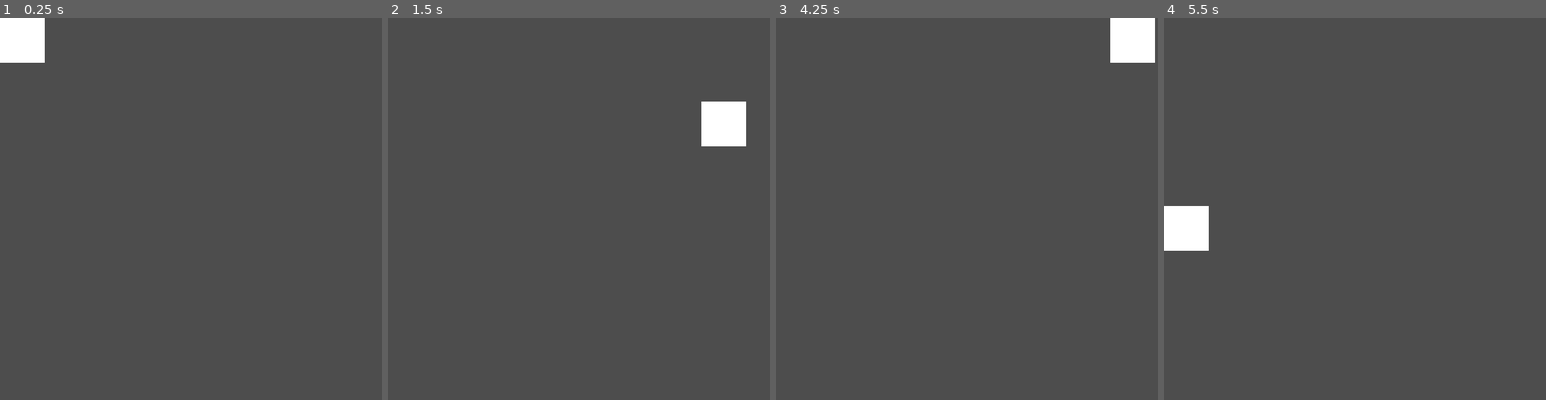
Above: before the commit, frames 1-4 (left to right).
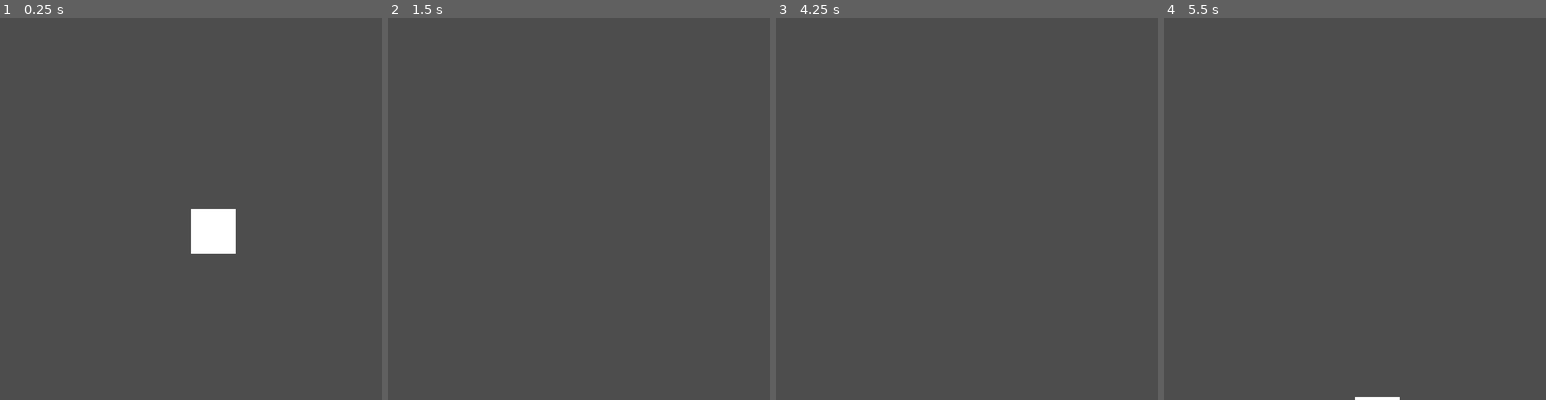
Above: after the commit, the same moments.

Repository: ddm19/DiceCardGame
Game: Godot game, scene res://assets/scenes/game.tscn
Same seed, same stepped clock (60 frames per second), same inputs: the game is played once before the commit and once after it.
Inputs:
- Up to frame 1 (0.25 s): no input
- Up to frame 2 (1.5 s): tap Enter at 0.5 s; hold Right (ui_right) 0.53-1.28 s; hold Down (ui_down) from 1.28 s (still down)
- Up to frame 3 (4.25 s): release Down (ui_down) at 2.03 s; hold Right (ui_right) 2.03-2.78 s; tap Space at 2.75 s; hold Up (ui_up) 2.78-3.53 s; tap Enter at 3.5 s; hold Left (ui_left) from 3.53 s (still down)
- Up to frame 4 (5.5 s): release Left (ui_left) at 5.03 s; hold Down (ui_down) from 5.03 s (still down)

The runs differ from the first frame. In frame 1, 2.7% of the frame differs, in the area x 0-62%, y 0-62%; in frame 2, 1.4%; in frame 3, 1.4%; in frame 4, 1.5%.

Commit message:
fix: input keys

Diff:
--- a/assets/scenes/game.tscn
+++ b/assets/scenes/game.tscn
@@ -21,3 +21,5 @@
 [node name="CollisionShape2D" type="CollisionShape2D" parent="Player2"]
 position = Vector2(5, 5)
 shape = SubResource("RectangleShape2D_7ngg0")
+
+[node name="Camera2D" type="Camera2D" parent="."]
--- a/project.godot
+++ b/project.godot
@@ -19,3 +19,38 @@
 
 window/size/viewport_width=640
 window/size/viewport_height=640
+
+[input]
+
+ui_left={
+"deadzone": 0.5,
+"events": [Object(InputEventKey,"resource_local_to_scene":false,"resource_name":"","device":0,"window_id":0,"alt_pressed":false,"shift_pressed":false,"ctrl_pressed":false,"meta_pressed":false,"pressed":false,"keycode":4194319,"physical_keycode":0,"key_label":0,"unicode":0,"location":0,"echo":false,"script":null)
+, Object(InputEventJoypadButton,"resource_local_to_scene":false,"resource_name":"","device":0,"button_index":13,"pressure":0.0,"pressed":false,"script":null)
+, Object(InputEventJoypadMotion,"resource_local_to_scene":false,"resource_name":"","device":0,"axis":0,"axis_value":-1.0,"script":null)
+, Object(InputEventKey,"resource_local_to_scene":false,"resource_name":"","device":-1,"window_id":0,"alt_pressed":false,"shift_pressed":false,"ctrl_pressed":false,"meta_pressed":false,"pressed":false,"keycode":0,"physical_keycode":65,"key_label":0,"unicode":97,"location":0,"echo":false,"script":null)
+]
+}
+ui_right={
+"deadzone": 0.5,
+"events": [Object(InputEventKey,"resource_local_to_scene":false,"resource_name":"","device":0,"window_id":0,"alt_pressed":false,"shift_pressed":false,"ctrl_pressed":false,"meta_pressed":false,"pressed":false,"keycode":4194321,"physical_keycode":0,"key_label":0,"unicode":0,"location":0,"echo":false,"script":null)
+, Object(InputEventJoypadButton,"resource_local_to_scene":false,"resource_name":"","device":0,"button_index":14,"pressure":0.0,"pressed":false,"script":null)
+, Object(InputEventJoypadMotion,"resource_local_to_scene":false,"resource_name":"","device":0,"axis":0,"axis_value":1.0,"script":null)
+, Object(InputEventKey,"resource_local_to_scene":false,"resource_name":"","device":-1,"window_id":0,"alt_pressed":false,"shift_pressed":false,"ctrl_pressed":false,"meta_pressed":false,"pressed":false,"keycode":0,"physical_keycode":68,"key_label":0,"unicode":100,"location":0,"echo":false,"script":null)
+]
+}
+ui_up={
+"deadzone": 0.5,
+"events": [Object(InputEventKey,"resource_local_to_scene":false,"resource_name":"","device":0,"window_id":0,"alt_pressed":false,"shift_pressed":false,"ctrl_pressed":false,"meta_pressed":false,"pressed":false,"keycode":4194320,"physical_keycode":0,"key_label":0,"unicode":0,"location":0,"echo":false,"script":null)
+, Object(InputEventJoypadButton,"resource_local_to_scene":false,"resource_name":"","device":0,"button_index":11,"pressure":0.0,"pressed":false,"script":null)
+, Object(InputEventJoypadMotion,"resource_local_to_scene":false,"resource_name":"","device":0,"axis":1,"axis_value":-1.0,"script":null)
+, Object(InputEventKey,"resource_local_to_scene":false,"resource_name":"","device":-1,"window_id":0,"alt_pressed":false,"shift_pressed":false,"ctrl_pressed":false,"meta_pressed":false,"pressed":false,"keycode":0,"physical_keycode":87,"key_label":0,"unicode":119,"location":0,"echo":false,"script":null)
+]
+}
+ui_down={
+"deadzone": 0.5,
+"events": [Object(InputEventKey,"resource_local_to_scene":false,"resource_name":"","device":0,"window_id":0,"alt_pressed":false,"shift_pressed":false,"ctrl_pressed":false,"meta_pressed":false,"pressed":false,"keycode":4194322,"physical_keycode":0,"key_label":0,"unicode":0,"location":0,"echo":false,"script":null)
+, Object(InputEventJoypadButton,"resource_local_to_scene":false,"resource_name":"","device":0,"button_index":12,"pressure":0.0,"pressed":false,"script":null)
+, Object(InputEventJoypadMotion,"resource_local_to_scene":false,"resource_name":"","device":0,"axis":1,"axis_value":1.0,"script":null)
+, Object(InputEventKey,"resource_local_to_scene":false,"resource_name":"","device":-1,"window_id":0,"alt_pressed":false,"shift_pressed":false,"ctrl_pressed":false,"meta_pressed":false,"pressed":false,"keycode":0,"physical_keycode":83,"key_label":0,"unicode":115,"location":0,"echo":false,"script":null)
+]
+}
